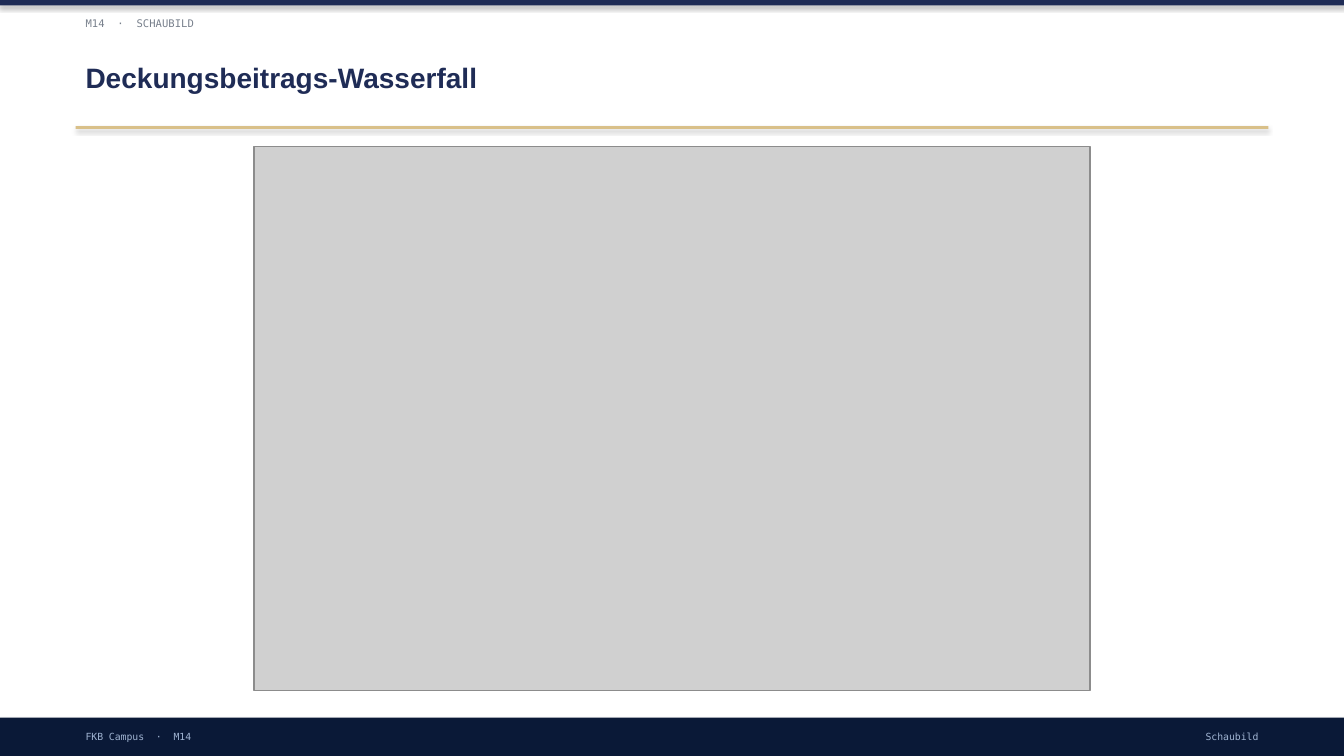
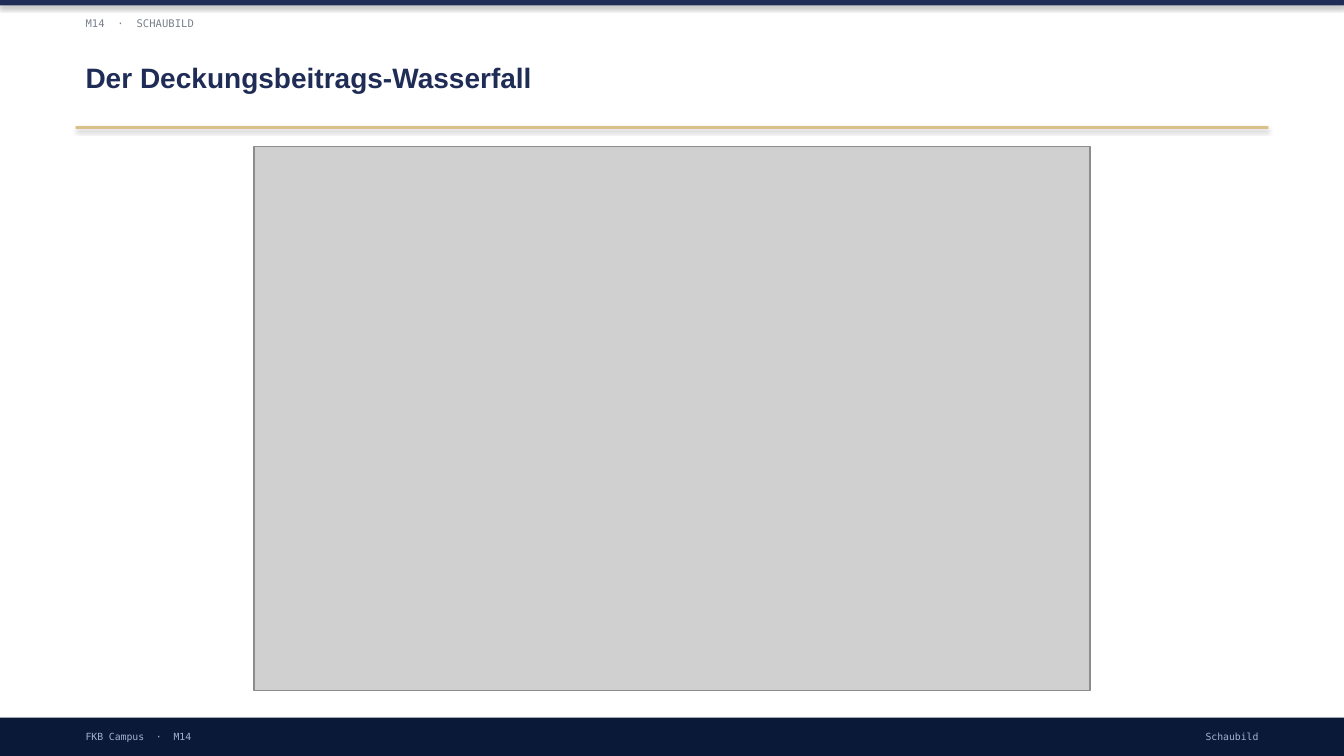
Before and after one commit to ck5rqc47pr-byte/firmenkundenakademie-online, a slide deck: slide 7 of protected-downloads/praesentation/M14.pptx (slide 5 before the commit). Drawn at 1344x756 pixels with LibreOffice and Linux fonts; fonts in the diff are those of the drawing; grey boxes stand for pictures. Boxes give left, top, right and bottom in pixels: in the first picture for what was removed or moved away, otherwise in the second. Text is boxed around its words. In the diff, an @@ line names an element or a change of style, - is before the commit and + after.

```diff
--- a/protected-downloads/praesentation/M14.pptx
+++ b/protected-downloads/praesentation/M14.pptx
@@ text at [86, 67, 531, 93]: text changed @@
-Deckungsbeitrags-Wasserfall
+Der Deckungsbeitrags-Wasserfall
```
Also in this commit, not shown: 5 other slides changed, 5 slides added, 6 slides removed, 1 other file.
